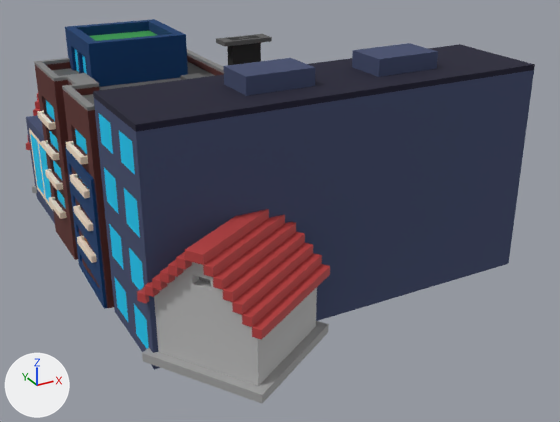
One commit to the glTF model lab.glb: the scene before it, then after it.
Rendered twice from a 50 mm camera at (-7.02, -22.42, 11.6) aimed at (4.49, -1.51, 1.14). Every picture has the same lights, and +X, +Y and +Z are marked at lower left. Where no turn or scale is listed for an object, it has been applied to the vertices.

The scene before the commit, as lines of its bpy script (objects in view):
```python
ob_13 = bpy.data.objects.new('13', me_13)
ob_13.location = (7.52, -25.05, 0.0)
ob_building03 = bpy.data.objects.new('Building03', me_building03)
ob_building03.location = (2.13, 0.0, 0.0)
ob_house01 = bpy.data.objects.new('House01', me_house01)
ob_house01.location = (-0.31, -0.51, 0.0)
ob_house03 = bpy.data.objects.new('House03', me_house03)
ob_house03.location = (0.0, 0.0, 0.0)
ob_house04 = bpy.data.objects.new('House04', me_house04)
ob_house04.location = (0.0, -0.48, 0.0)
```
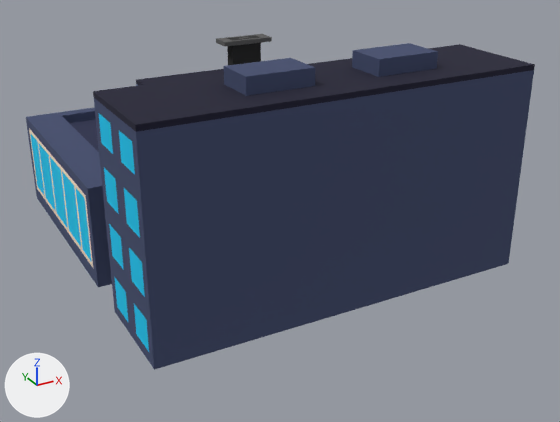
Boxes [x1, y1, x2, y2] around the edits, measured in the pictures (560 x 422 px):
'13', deleted: before [26, 93, 330, 404]
'House04', deleted: before [34, 49, 224, 308]
'House03', deleted (blue): before [65, 19, 188, 309]

Diff of the bpy script that builds the scene:
```diff
--- a/lab.glb.py
+++ b/lab.glb.py
@@ ob_13 @@
-ob_13 = bpy.data.objects.new('13', me_13)
-ob_13.location = (7.52, -25.05, 0.0)
@@ ob_house04 @@
-ob_house04 = bpy.data.objects.new('House04', me_house04)
-ob_house04.location = (0.0, -0.48, 0.0)
@@ ob_house01 @@
-ob_house01 = bpy.data.objects.new('House01', me_house01)
-ob_house01.location = (-0.31, -0.51, 0.0)
@@ ob_house03 @@
-ob_house03 = bpy.data.objects.new('House03', me_house03)
-ob_house03.location = (0.0, 0.0, 0.0)
```
